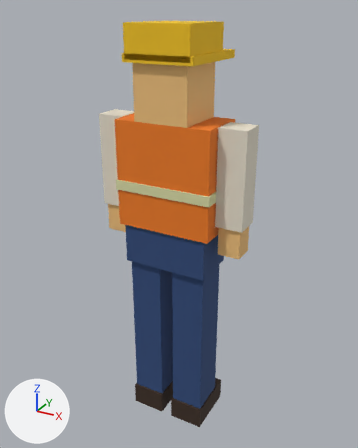
What one commit did to the glTF model games/bridge/assets/src/builder.glb.
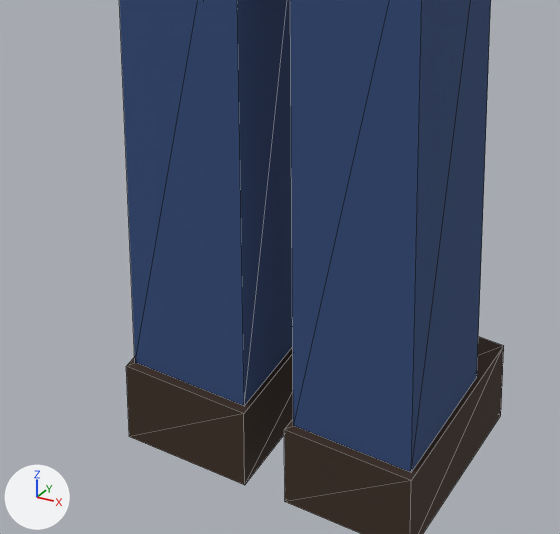
Old and new are each drawn whole from a camera (50 mm lens) standing at (0.919, -1.639, 1.771) and looking at (-0.018, 0.065, 0.919) and again close up on the part from 30% to 65% of the width and 67% to 94% of the height. The lights are fixed; the arrows at lower left show +X, +Y and +Z. The older version's two pictures come first. The close-ups show mesh edges as thin lines. Vertices at exactly the same position are counted once.

Names of what the first close-up shows: 'body'.
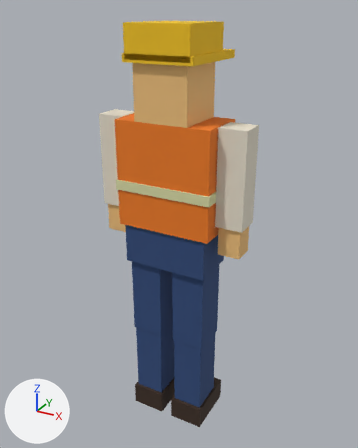
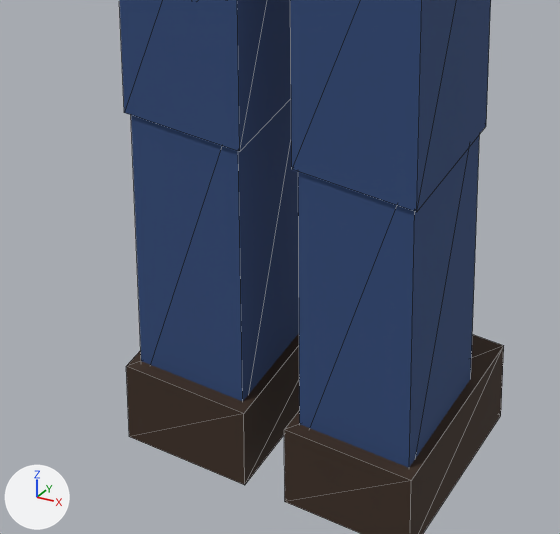
Boxes [x1, y1, x2, y2] around the edits, measured in the close-ups (560 x 534 px; the box of a moved part takes in the faces that stretch with it):
part 1 of me_builder, added (blue): after [298, 136, 479, 468]
part 2 of me_builder, added (blue): after [131, 99, 299, 401]
part 3 of me_builder, moved or reshaped: before [119, 0, 489, 472]; after [119, 0, 489, 212]

What the commit changed:
me_builder is used by ob_body; location (0.0, 0.0, 0.0).
Verts and faces of me_builder; kept vertices keep their numbers, new ones are numbered from 128.
Before the commit, vertices of me_builder: 8 (0.17, -0.08, 0.1) at pixel (411, 472), 9 (0.17, 0.08, 0.1) at pixel (476, 377), 12 (0.03, 0.08, 0.1), 13 (0.03, -0.08, 0.1) at pixel (293, 425), 48 (-0.03, -0.08, 0.1) at pixel (244, 406).
Before the commit, vertices of me_builder: 49 (-0.03, 0.08, 0.1), 52 (-0.17, 0.08, 0.1), 53 (-0.17, -0.08, 0.1) at pixel (134, 362).
me_builder had 128 vertices, 192 faces and spanned x -0.31..0.31, y -0.13..0.22, z 0.0..1.72.
me_builder now has 144 vertices, 216 faces and spans x -0.31..0.31, y -0.13..0.22, z 0.0..1.72.
me_builder part 1: a new loose piece, a box spanning x 0.04..0.17, y -0.08..0.08, z 0.06..0.49, in mat_builder (picture img_palette).
me_builder part 2: a new loose piece, a box spanning x -0.17..-0.04, y -0.08..0.08, z 0.06..0.49, in mat_builder (picture img_palette).
Part 3, on me_builder:
Vertices 8, 9, 12, 13, 48, 49, 52, 53 move by (0.0, 0.0, 0.33).
